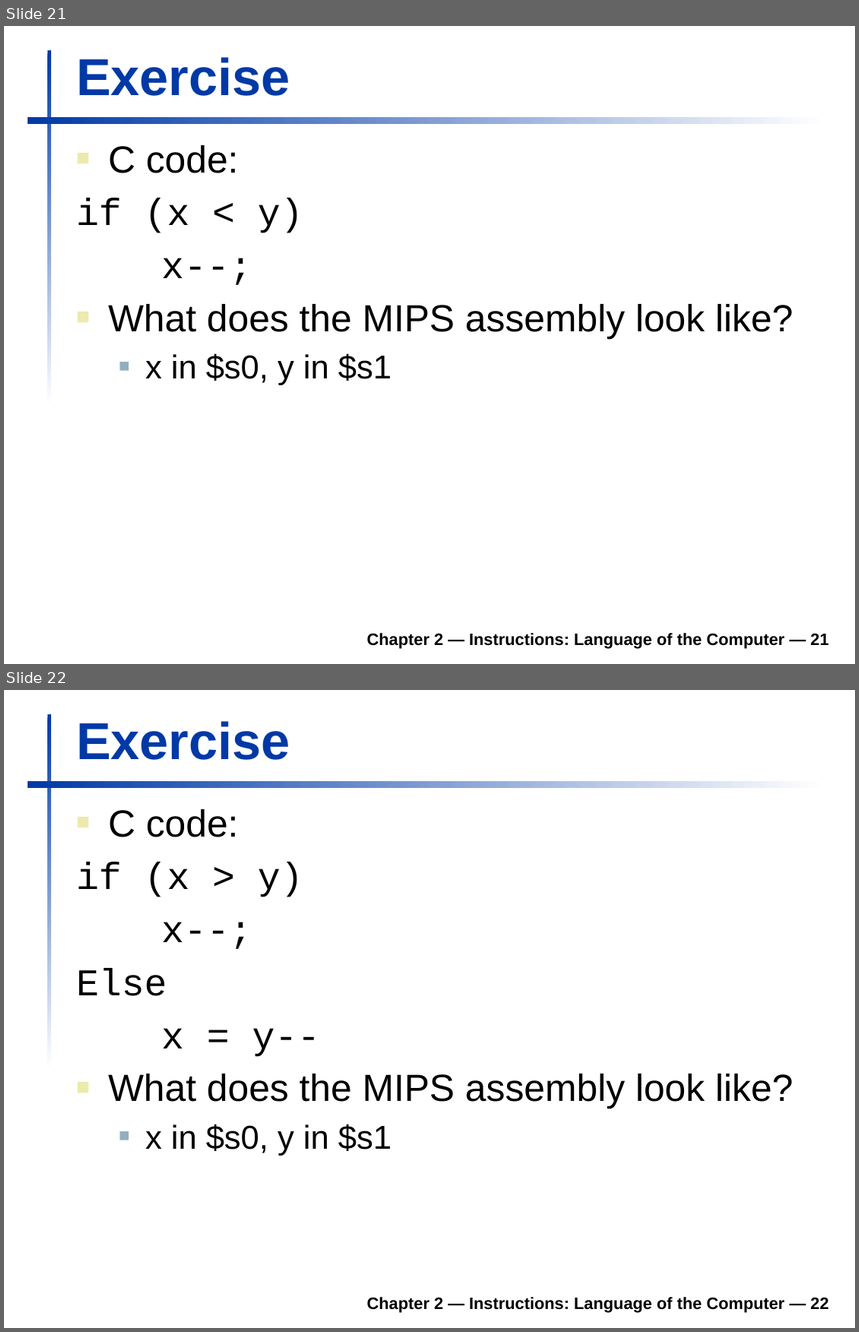
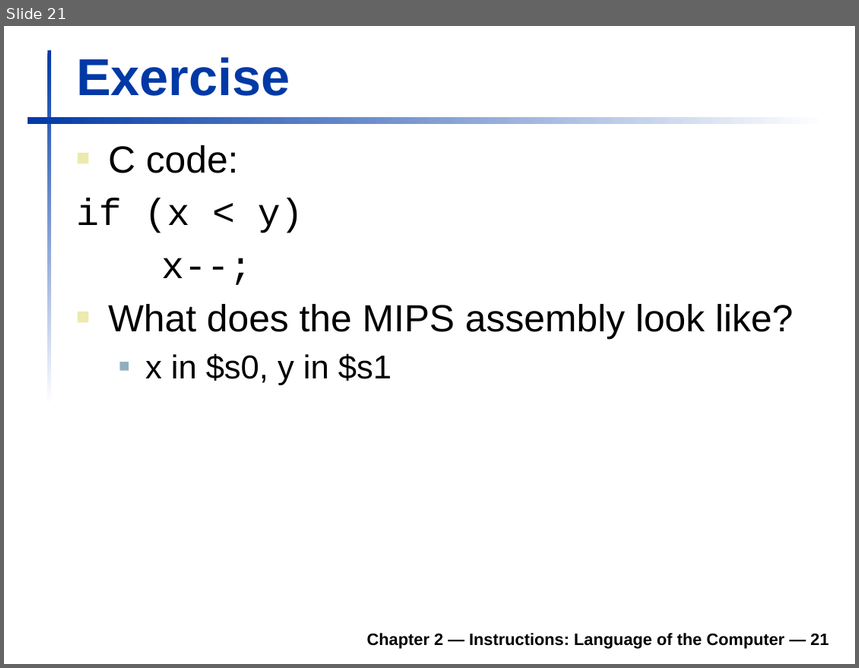
Before and after one commit to robertutterback/robertutterback.github.io, a slide deck: _courses/comp230/f18/L14.pptx. Shown one above the other, each under a label of ours: slides 21 and 22 before the commit, slide 21 after it. The pictures are 859x1332 and 859x668 pixels, drawn with LibreOffice and Linux fonts; fonts in the diff are those of the drawing; background and template pictures are left out. Boxes give left, top, right and bottom in pixels: in the first picture for what was removed or moved away, otherwise in the second. Text is boxed around its words. In the diff, an @@ line names an element or a change of style, - is before the commit and + after.

```diff
--- a/_courses/comp230/f18/L14.pptx
+++ b/_courses/comp230/f18/L14.pptx
@@ slide 22 removed at <box>4,690,855,1328</box>, background #FFFFFF; not listed: 2 template elements that a slide beside it also shows @@
@@ title removed at <box>76,721,290,760</box> @@
-Exercise
@@ text removed at <box>76,809,793,1156</box> @@
-■ C code:
-if (x > y)
-x--;
-Else
-x = y--
-■ What does the MIPS assembly look like?
-  ■ x in $s0, y in $s1
@@ text removed at <box>367,1297,829,1313</box> @@
-Chapter 2 — Instructions: Language of the Computer — 22
```
Also in this commit, not shown: 1 slide changed, 1 other slide removed.
